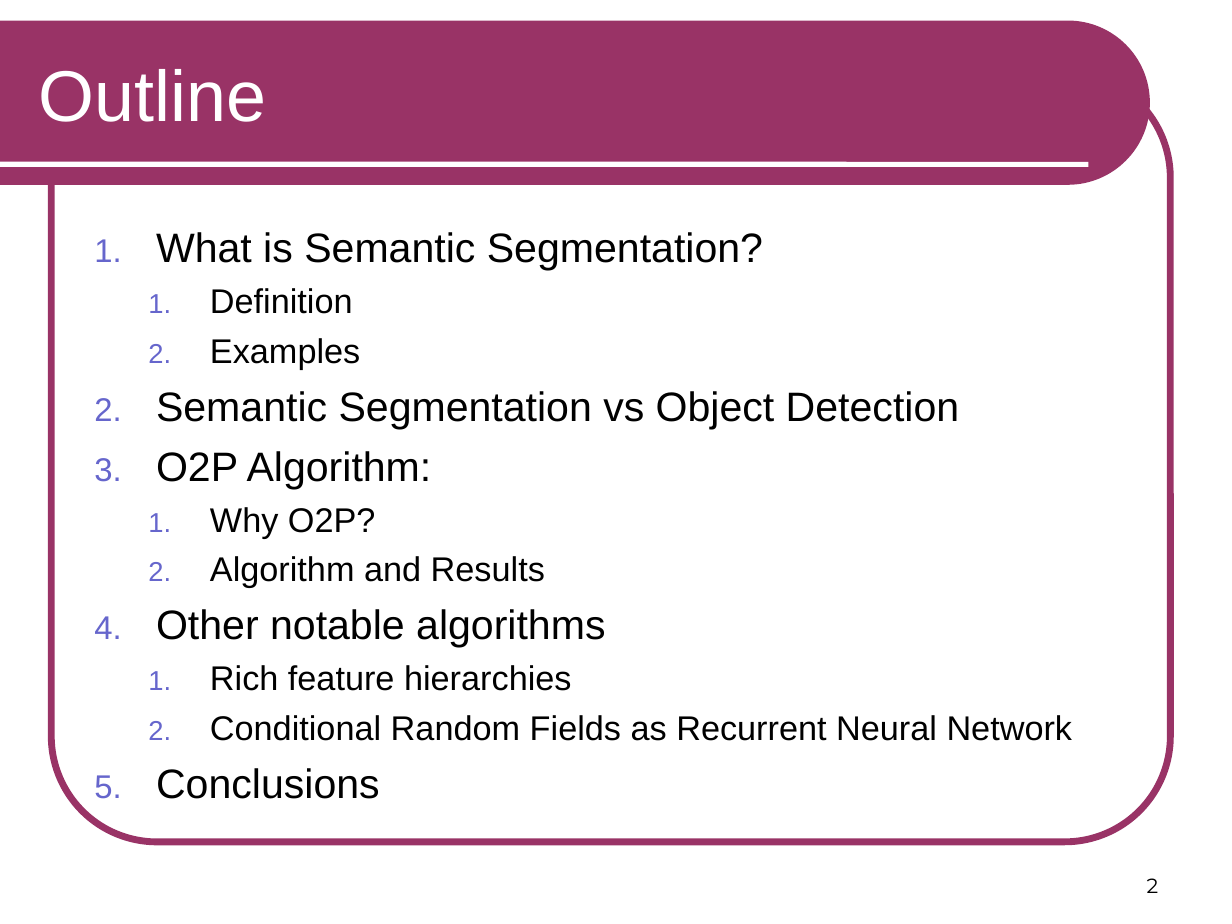
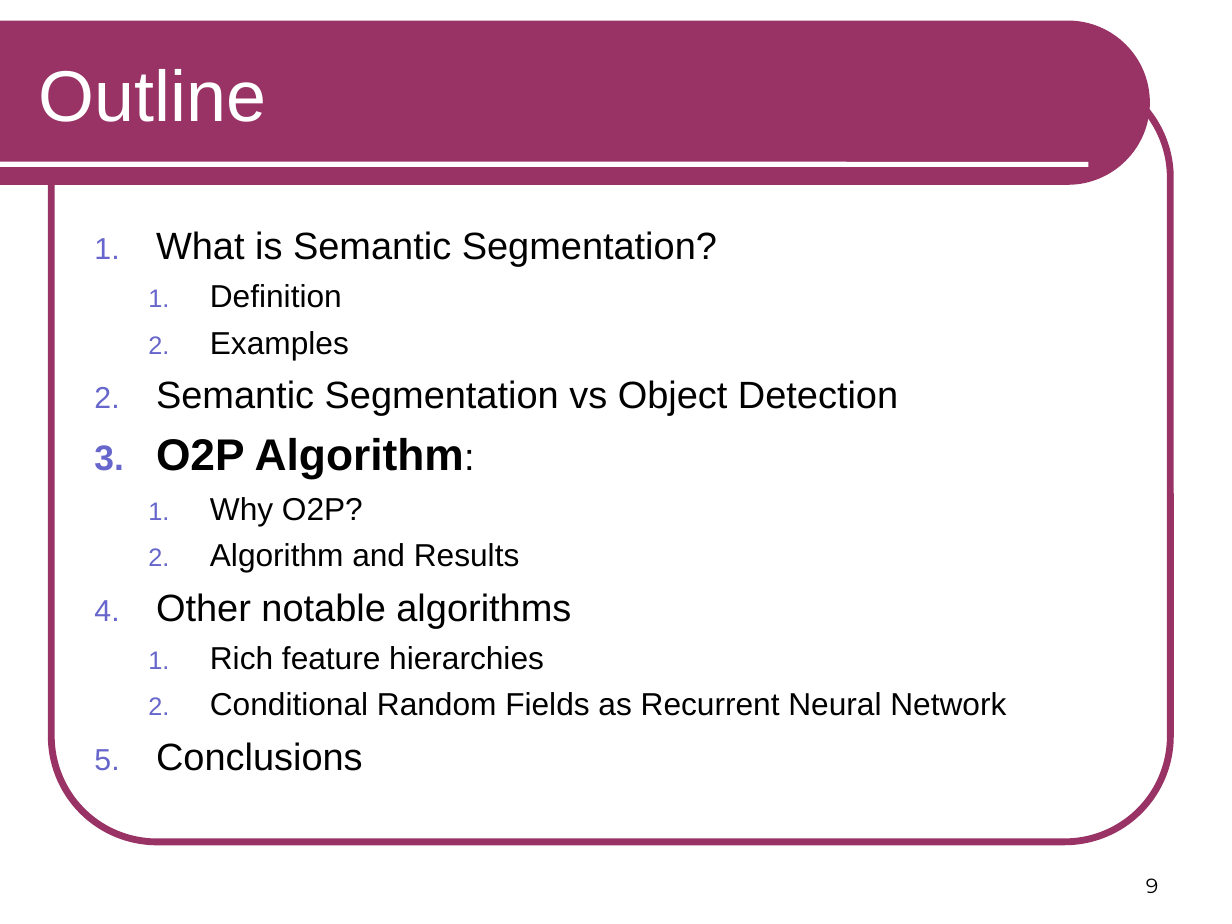
Before and after one commit to RSIP/SSI-SemanticSegmentation, a slide deck: slide 9 of template_slides.ppt (slide 2 before the commit). Drawn at 1232x924 pixels with LibreOffice and Linux fonts; fonts in the diff are those of the drawing. Boxes give left, top, right and bottom in pixels: in the first picture for what was removed or moved away, otherwise in the second. Text is boxed around its words. In the diff, an @@ line names an element or a change of style, - is before the commit and + after.

```diff
--- a/template_slides.ppt
+++ b/template_slides.ppt
@@ text "What is Semantic Segmentation?" at (156,231,1006,771): size 24 to 22.2 pt in "What is Semantic Segmentation?", "Semantic Segmentation vs Object Detection", "Algorithm:", "Other notable algorithms" and 1 more places; size 20 to 18.5 pt in "Definition", "Examples", "Why O2P?", "Algorithm and Results" and 2 more places; size 24 to 25.9 pt, bold on in "O2P Algorithm:" @@
@@ page number at (1146,878,1158,893): text changed @@
-2
+9
```
Also in this commit, not shown: 9 other slides changed, 2 slides added, 1 slide removed.
